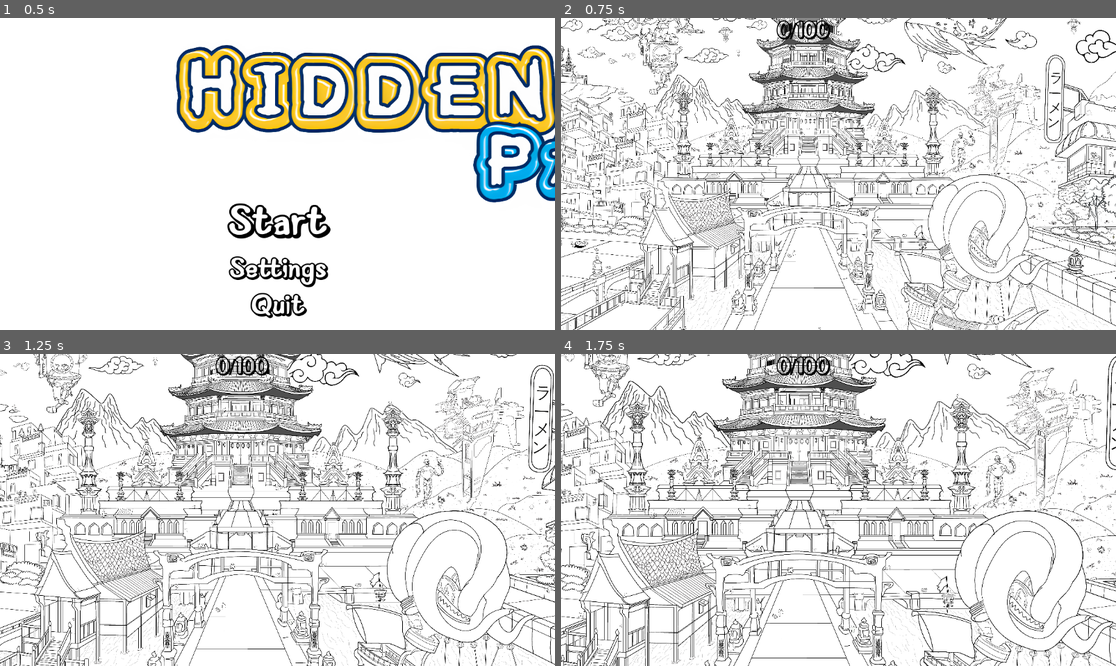
Above: before the commit, frames 1-4 (two rows, left to right).
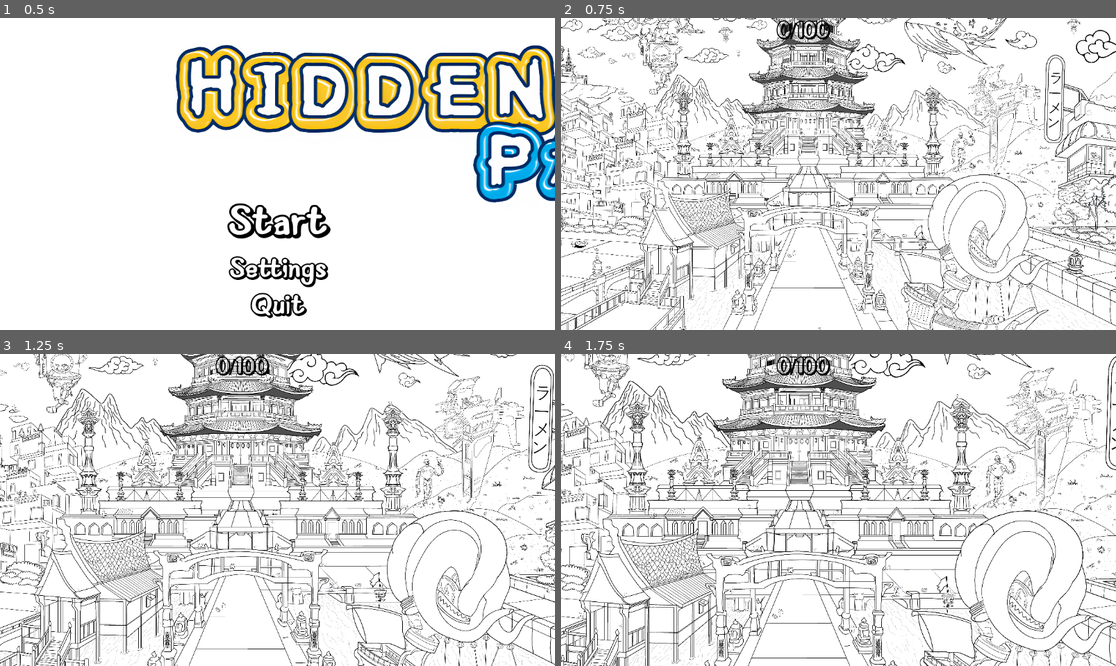
Above: after the commit, the same moments.

Repository: Wpan0n/_HiddenPaws_
Game: Godot game, scene res://scences/main_menu.tscn
Two runs of this game, one before a commit and one after it. Both use one fixed random seed, a clock stepped at 60 frames per second and the inputs below.
Inputs (mouse positions are in pixels of both pictures, inside the frame that each line leads up to):
- Up to frame 1 (0.5 s): no input
- Up to frame 2 (0.75 s): click "Start" at 0.5 s
- Up to frame 3 (1.25 s): no input
- Up to frame 4 (1.75 s): move the mouse to (960, 494) at 1.27 s; click (960, 494) at 1.42 s

Frame 1 is identical in both runs. In frame 2, less than 0.1% of the frame differs, in the area x 8-78%, y 13-99%; in frame 3, less than 0.1%; in frame 4, less than 0.1%, in the area x 34-62%, y 2-79%.

Commit message:
touched up images

Diff:
--- a/scences/MainGame.tscn
+++ b/scences/MainGame.tscn
@@ -21,6 +21,7 @@
 [ext_resource type="Texture2D" uid="uid://c4pnnrli4eafp" path="res://Cat_Sprites/Layer 15.svg" id="19_wdhjn"]
 [ext_resource type="Texture2D" uid="uid://yscs8yr86aru" path="res://Cat_Sprites/Layer 16.svg" id="20_m8ltl"]
 [ext_resource type="Texture2D" uid="uid://ixcbmtgilbi2" path="res://Cat_Sprites/Layer 17.svg" id="21_i456o"]
+[ext_resource type="Texture2D" uid="uid://oa0acj43af5w" path="res://assets/catsp3/5b11332ab7c85944e41632b805dba918.png" id="21_nipam"]
 [ext_resource type="Texture2D" uid="uid://dwp0eas4t5tat" path="res://Cat_Sprites/Layer 18.svg" id="22_2q8c5"]
 [ext_resource type="Texture2D" uid="uid://drnpaqhpplgqv" path="res://Cat_Sprites/Layer 33.svg" id="23_8oyk5"]
 [ext_resource type="Texture2D" uid="uid://cngxk2447a8rg" path="res://Cat_Sprites/Layer 19.svg" id="24_7sn12"]
@@ -50,10 +51,10 @@
 [ext_resource type="Texture2D" uid="uid://cygutli4tjwav" path="res://Cat_Sprites/Layer 67.svg" id="48_21jlo"]
 [ext_resource type="Texture2D" uid="uid://1e267wxrrxgn" path="res://Cat_Sprites/Layer 62.svg" id="49_2wu6o"]
 [ext_resource type="Texture2D" uid="uid://ckbjscnmu64qy" path="res://Cat_Sprites/Layer 64.svg" id="50_n6avu"]
-[ext_resource type="Texture2D" uid="uid://b2e5l8thsppav" path="res://Cat_Sprites/Layer 85.svg" id="51_b8j7e"]
-[ext_resource type="Texture2D" uid="uid://b075645phisg1" path="res://Cat_Sprites/Layer 87.svg" id="52_htlhd"]
 [ext_resource type="Texture2D" uid="uid://bfng0afbq8uj7" path="res://Cat_Sprites/Layer 88.svg" id="53_obqfn"]
+[ext_resource type="Texture2D" uid="uid://b0p0or1fq6bs3" path="res://assets/catsp3/63488e6c9952d604fa08ace4e36e996e.png" id="54_5qhlt"]
 [ext_resource type="Texture2D" uid="uid://bcgryg704dmrh" path="res://Cat_Sprites/Layer 90.svg" id="54_fl4no"]
+[ext_resource type="Texture2D" uid="uid://btpy0qywl70qy" path="res://assets/catsp3/dec298e40a4ea1f9bdcbeaaa17457f48.png" id="55_mfkf7"]
 [ext_resource type="Texture2D" uid="uid://c6sqerlycobl" path="res://Cat_Sprites/Layer 96.svg" id="55_ynmgs"]
 [ext_resource type="Texture2D" uid="uid://01jtsuxbeoge" path="res://Cat_Sprites/Layer 97.svg" id="56_1c2al"]
 [ext_resource type="Texture2D" uid="uid://ftwnivxupqf1" path="res://Cat_Sprites/Layer 98.svg" id="57_0cb68"]
@@ -64,12 +65,14 @@
 [ext_resource type="Script" path="res://Scripts/GameUI.gd" id="61_qf1fh"]
 [ext_resource type="FontFile" uid="uid://c2ep0aaegexyu" path="res://assets/fonts/Nabana-ShadowBold - DEMO.ttf" id="62_3nfgi"]
 [ext_resource type="Texture2D" uid="uid://c4fs1v8in178n" path="res://assets/40 cats sprites/5b308a07f3097f90c3fae72e4c3d799d.png" id="62_73xrv"]
+[ext_resource type="Texture2D" uid="uid://bp7etuecj3t3i" path="res://assets/catsp3/a0bdfbd88f26ed24b0f1a349c6a6af2b.png" id="63_21vy7"]
 [ext_resource type="Texture2D" uid="uid://doqx6bt3ejxxh" path="res://assets/40 cats sprites/08ce989b7b6e8b80a703b9b59ff28627.png" id="63_typgg"]
 [ext_resource type="Texture2D" uid="uid://0wbb3rlfgxsm" path="res://assets/40 cats sprites/9f45e26c154dd49a3a152e8bcef537a2.png" id="64_iiu4n"]
 [ext_resource type="Texture2D" uid="uid://dhkrg8v5rvd4g" path="res://assets/40 cats sprites/57e4d24735fc146fbb25330ec98d461a.png" id="66_xjmqb"]
 [ext_resource type="Texture2D" uid="uid://b4lh4ammx5vre" path="res://assets/40 cats sprites/60b6d5cf8e64bf5db022fa557256fa08.png" id="67_cy70r"]
 [ext_resource type="Texture2D" uid="uid://cmdgkbjv2jt04" path="res://assets/40 cats sprites/312025ebb9fb72a6e3e8a747d40e2b6a.png" id="68_pwbkj"]
 [ext_resource type="Texture2D" uid="uid://doa6qq4m8oqie" path="res://assets/40 cats sprites/157455243d7699aa183921e1aa070edb.png" id="69_051pf"]
+[ext_resource type="Texture2D" uid="uid://cq0apcjir2yaq" path="res://assets/catsp3/5d458a610cb2a4ae0a379a78f72b695e.png" id="69_q74tl"]
 [ext_resource type="Texture2D" uid="uid://c424j4q4l7gdm" path="res://assets/40 cats sprites/a65866164b89c8b81798ad008b6ce595.png" id="70_gyauk"]
 [ext_resource type="Texture2D" uid="uid://bfu6oywhejfo6" path="res://assets/40 cats sprites/b1b58cf01bb83d5a5934f2a9f90dcf14.png" id="71_61gdy"]
 [ext_resource type="Texture2D" uid="uid://t5ta1fyjxir2" path="res://assets/40 cats sprites/b7db0dbcd3a49023b14587edda309e24.png" id="72_hdrcw"]
@@ -281,8 +284,9 @@
 volume_db = -30.0
 
 [node name="Sprite2D15" type="Sprite2D" parent="Sprite2D" groups=["sprite_group"]]
-position = Vector2(-1490, 234)
-scale = Vector2(0.0632354, 0.0632354)
+position = Vector2(607.5, 900.291)
+scale = Vector2(0.264693, 0.264693)
+texture = ExtResource("21_nipam")
 script = ExtResource("5_j0mpy")
 
 [node name="AudioStreamPlayer14" type="AudioStreamPlayer" parent="Sprite2D"]
@@ -614,9 +618,10 @@
 volume_db = -30.0
 
 [node name="Sprite2D48" type="Sprite2D" parent="Sprite2D" groups=["sprite_group"]]
-position = Vector2(113, -6)
-scale = Vector2(0.0632354, 0.0632354)
-texture = ExtResource("51_b8j7e")
+position = Vector2(-614, -1048)
+rotation = -0.20944
+scale = Vector2(0.118407, 0.118407)
+texture = ExtResource("54_5qhlt")
 script = ExtResource("5_j0mpy")
 
 [node name="AudioStreamPlayer47" type="AudioStreamPlayer" parent="Sprite2D"]
@@ -634,9 +639,9 @@
 volume_db = -30.0
 
 [node name="Sprite2D50" type="Sprite2D" parent="Sprite2D" groups=["sprite_group"]]
-position = Vector2(-2457, 871)
-scale = Vector2(0.0473657, 0.0473657)
-texture = ExtResource("52_htlhd")
+position = Vector2(-3637, 863)
+scale = Vector2(0.221099, 0.221099)
+texture = ExtResource("55_mfkf7")
 script = ExtResource("5_j0mpy")
 
 [node name="AudioStreamPlayer49" type="AudioStreamPlayer" parent="Sprite2D"]
@@ -714,9 +719,9 @@
 volume_db = -30.0
 
 [node name="Sprite2D58" type="Sprite2D" parent="Sprite2D" groups=["sprite_group"]]
-position = Vector2(-3719, 1110)
-scale = Vector2(0.0632354, 0.0632354)
-texture = ExtResource("37_c6l7g")
+position = Vector2(-3620, 1082)
+scale = Vector2(0.169915, 0.169915)
+texture = ExtResource("63_21vy7")
 script = ExtResource("5_j0mpy")
 
 [node name="AudioStreamPlayer57" type="AudioStreamPlayer" parent="Sprite2D"]
@@ -809,8 +814,9 @@
 volume_db = -30.0
 
 [node name="Sprite2D67" type="Sprite2D" parent="Sprite2D" groups=["sprite_group"]]
-position = Vector2(-3772, -342)
-scale = Vector2(0.0511559, 0.0511559)
+position = Vector2(1741, 1824)
+scale = Vector2(0.364739, 0.405774)
+texture = ExtResource("69_q74tl")
 script = ExtResource("5_j0mpy")
 
 [node name="AudioStreamPlayer66" type="AudioStreamPlayer" parent="Sprite2D"]
Binary file changed: assets/catsp3/5b11332ab7c85944e41632b805dba918.png
Binary file changed: assets/catsp3/5d458a610cb2a4ae0a379a78f72b695e.png
Binary file changed: assets/catsp3/63488e6c9952d604fa08ace4e36e996e.png
Not shown: 1 places in scences/MainGame.tscn that only renumber resources
